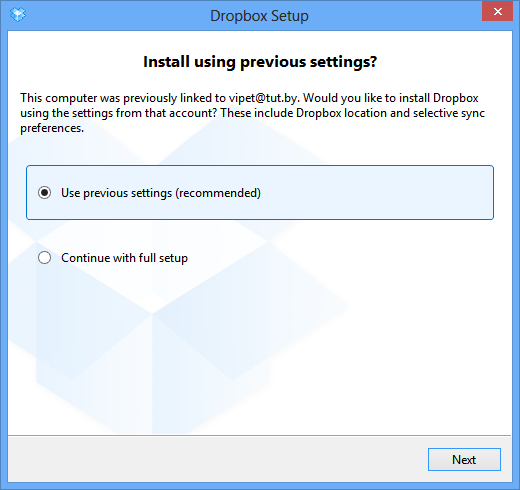
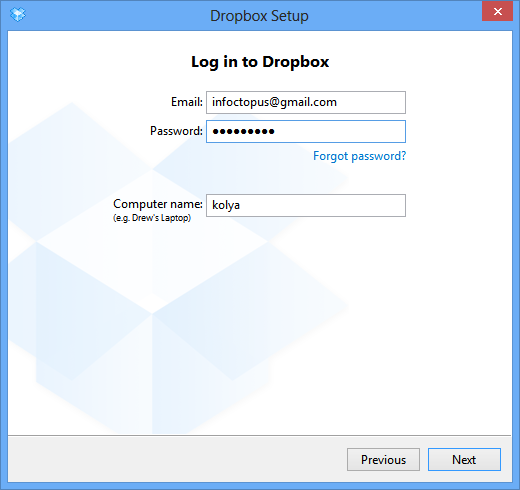
The second (520, 490) image is a revision of the first. Changes to its layers:
hid "Use Previous Settings?" over (20, 55, 494, 471)
hid "Tour" over (20, 55, 494, 471)
hid "Selective Sync - Select Folders" over (20, 55, 494, 471)
hid "Selective Sync" over (20, 55, 494, 471)
showed "12 - Login" over (20, 55, 494, 471)
